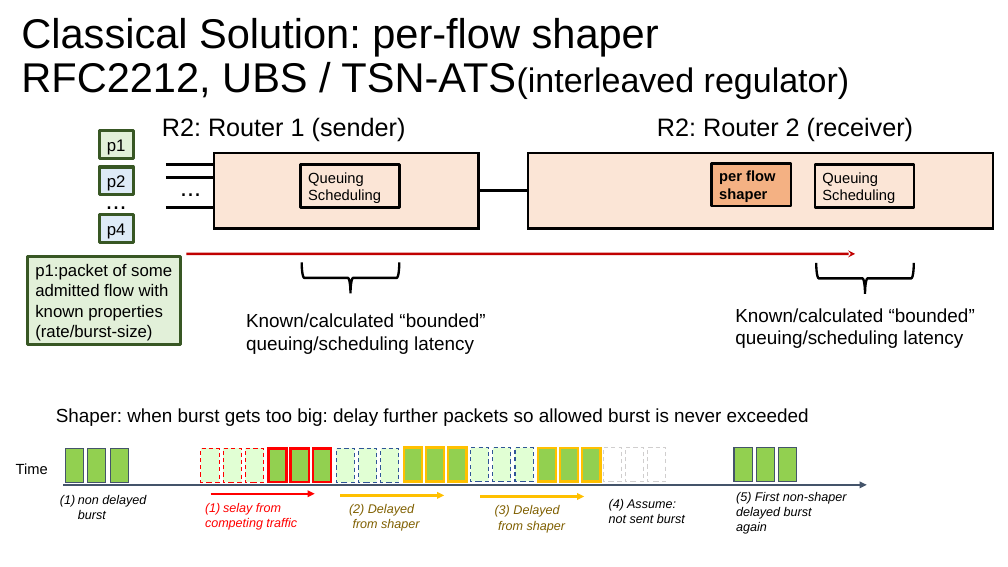
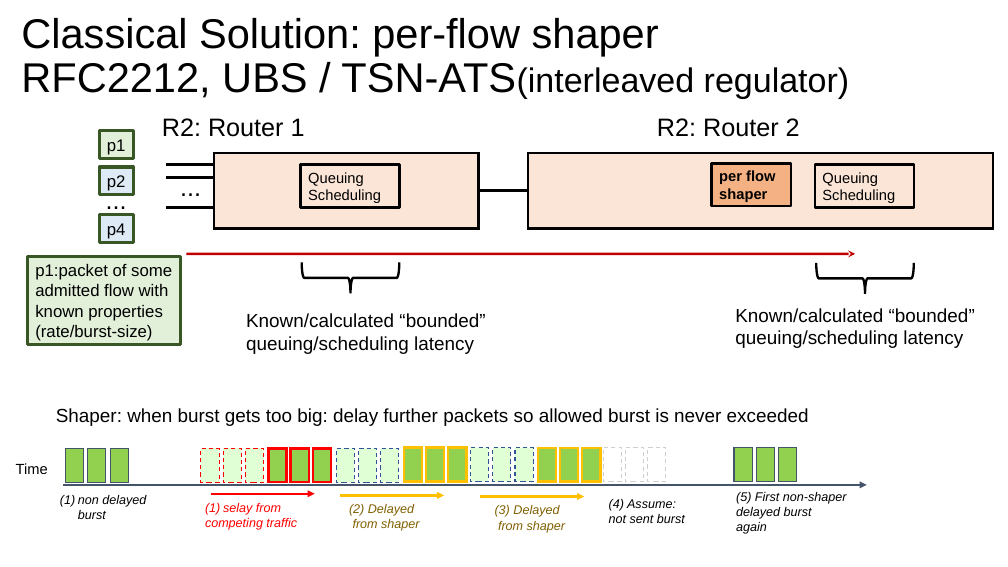
Before and after one commit to toerless/detnet, a slide deck: slide 11 of slides/interim-2023-07-19-glbf.pptx. Drawn at 1008x567 pixels with LibreOffice and Linux fonts; fonts in the diff are those of the drawing. Boxes give left, top, right and bottom in pixels: in the first picture for what was removed or moved away, otherwise in the second. Text is boxed around its words. In the diff, an @@ line names an element or a change of style, - is before the commit and + after.

```diff
--- a/slides/interim-2023-07-19-glbf.pptx
+++ b/slides/interim-2023-07-19-glbf.pptx
@@ text at [162, 118, 305, 137]: text changed @@
-R2: Router 1 (sender)
+R2: Router 1
@@ text at [657, 118, 800, 137]: text changed @@
-R2: Router 2 (receiver)
+R2: Router 2
```
Also in this commit, not shown: 10 other slides changed, 1 slide added, 3 other files.
